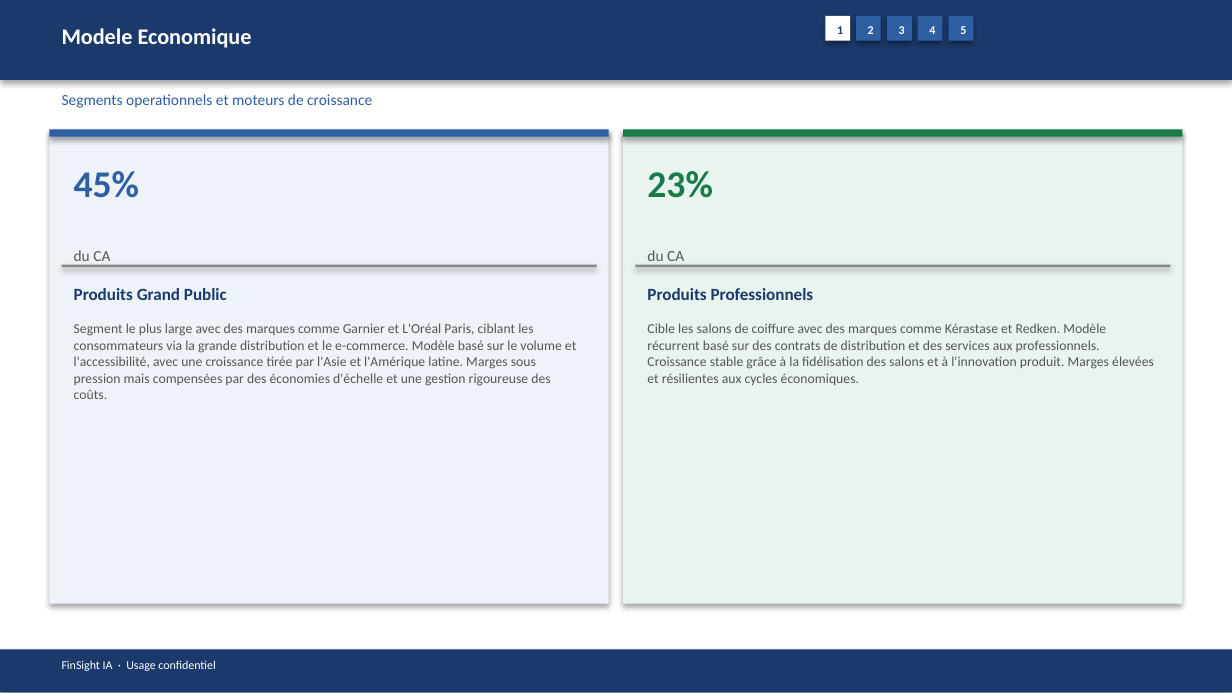
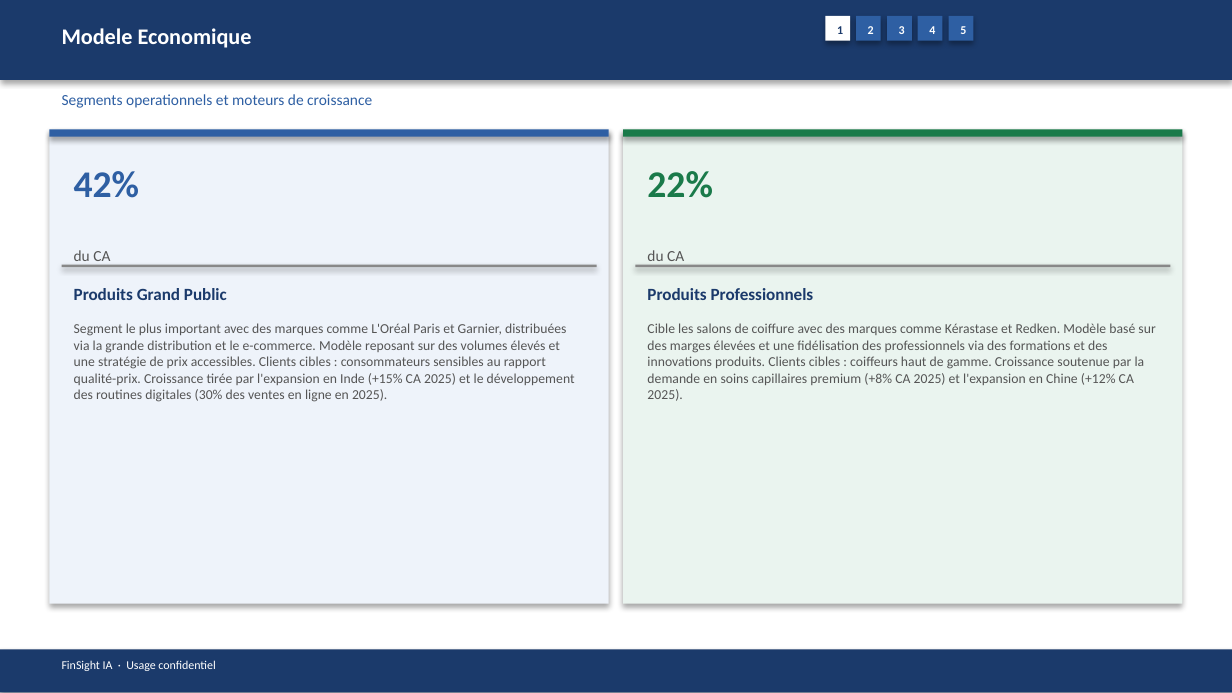
Before and after one commit to baptistejeh07-art/finsight-ia, a slide deck: slide 6 of preview/OR.PA/OR.PA_pitchbook.pptx. Drawn at 1232x693 pixels with LibreOffice and Linux fonts; fonts in the diff are those of the drawing. Boxes give left, top, right and bottom in pixels: in the first picture for what was removed or moved away, otherwise in the second. Text is boxed around its words. In the diff, an @@ line names an element or a change of style, - is before the commit and + after.

```diff
--- a/preview/OR.PA/OR.PA_pitchbook.pptx
+++ b/preview/OR.PA/OR.PA_pitchbook.pptx
@@ text at (x1=74, y1=171, x2=139, y2=198): text changed @@
-45%
+42%
@@ text at (x1=647, y1=171, x2=712, y2=198): text changed @@
-23%
+22%
@@ text at (x1=74, y1=323, x2=575, y2=402): text changed @@
-Segment le plus large avec des marques comme Garnier et L'Oréal Paris, ciblant les consommateurs via la grande distribution et le e-commerce. Modèle basé sur le volume et l'accessibilité, avec une croissance tirée par l'Asie et l'Amérique latine. Marges sous pression mais compensées par des économies d'échelle et une gestion rigoureuse des coûts.
+Segment le plus important avec des marques comme L'Oréal Paris et Garnier, distribuées via la grande distribution et le e-commerce. Modèle reposant sur des volumes élevés et une stratégie de prix accessibles. Clients cibles : consommateurs sensibles au rapport qualité-prix. Croissance tirée par l'expansion en Inde (+15% CA 2025) et le développement des routines digitales (30% des ventes en ligne en 2025).
@@ text at (x1=647, y1=323, x2=1155, y2=401): text changed @@
-Cible les salons de coiffure avec des marques comme Kérastase et Redken. Modèle récurrent basé sur des contrats de distribution et des services aux professionnels. Croissance stable grâce à la fidélisation des salons et à l'innovation produit. Marges élevées et résilientes aux cycles économiques.
+Cible les salons de coiffure avec des marques comme Kérastase et Redken. Modèle basé sur des marges élevées et une fidélisation des professionnels via des formations et des innovations produits. Clients cibles : coiffeurs haut de gamme. Croissance soutenue par la demande en soins capillaires premium (+8% CA 2025) et l'expansion en Chine (+12% CA 2025).
```
Also in this commit, not shown: 14 other slides changed, 3 other files.
